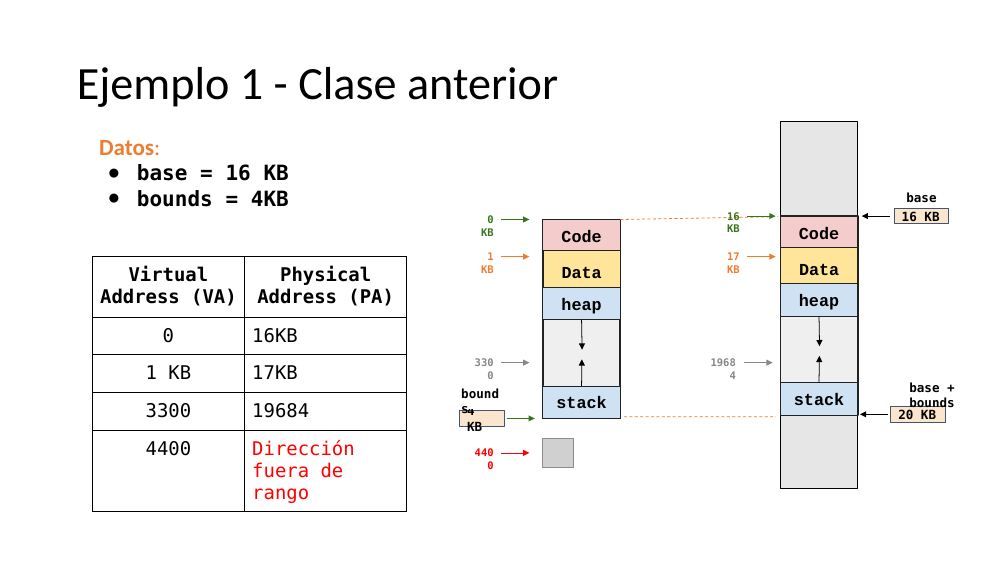
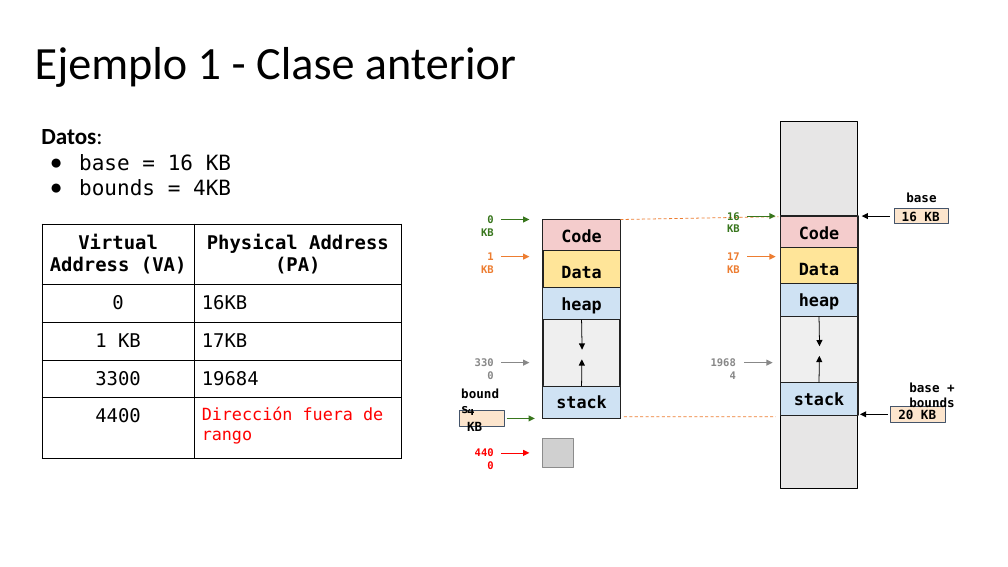
Before and after one commit to udea-so/apuntes_2026-2_SO-virtual, a slide deck: slide 7 of clase_09/SO_apuntes_clase9.pptx. Drawn at 1008x567 pixels with LibreOffice and Linux fonts; fonts in the diff are those of the drawing; grey boxes stand for pictures. Boxes give left, top, right and bottom in pixels: in the first picture for what was removed or moved away, otherwise in the second. Text is boxed around its words. In the diff, an @@ line names an element or a change of style, - is before the commit and + after.

Commit message:
Se agrega la clase 9

```diff
--- a/clase_09/SO_apuntes_clase9.pptx
+++ b/clase_09/SO_apuntes_clase9.pptx
@@ title "Ejemplo 1 - Clase anterior": place and size @@
-title "Ejemplo 1 - Clase anterior" at (77, 67, 558, 107)
+title "Ejemplo 1 - Clase anterior" at (35, 47, 516, 87)
@@ text "Datos:": place and size @@
-text "Datos:" at (99, 140, 289, 207)
+text "Datos:" at (41, 129, 231, 196)
@@ text "Datos:" at (41, 129, 231, 196): text colour #ED7D31 to #000000 in "Datos:"; bold off in "base = 16 KB", "bounds = 4KB" @@
@@ table at (42, 224, 402, 458) @@
@@ size 18 to 16 pt in "Dirección fuera de rango" @@
@@ table: place and size @@
-table at (92, 256, 407, 507)
+table at (42, 224, 402, 458)
@@ font Courier New to DejaVu Sans Mono in 6 elements at (543, 219, 620, 252), (543, 251, 620, 293), (543, 386, 620, 418), (780, 216, 858, 249), (780, 247, 858, 290), (780, 383, 858, 415) @@
```
Also in this commit, not shown: 46 other slides changed, 12 slides added, 1 slide removed, 6 other files.
